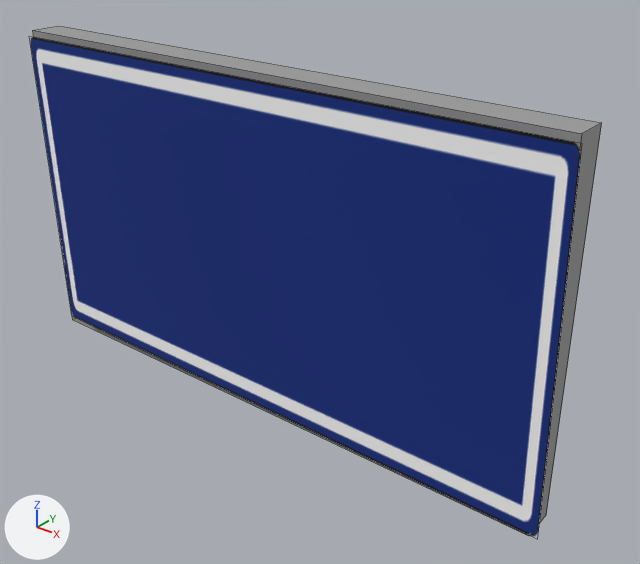
The OBJ model models_ES/traffic_signs/s242Sign.obj, before and after one commit.
Camera for both pictures: a 50 mm camera at (11.72, -15.46, 21.12) aimed at (-1.06, 0.51, 11.22). The axes (+X, +Y, +Z) are drawn at lower left. The lights are the same throughout. Mesh edges are drawn as thin lines. Where no turn or scale is listed for an object, it has been applied to the vertices.
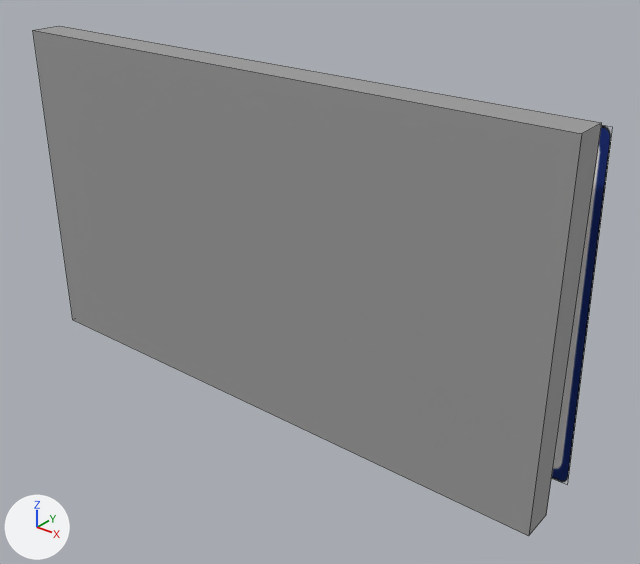
Commit message: aerial test

Pixel boxes (x1, y1, x2, y2) of what changed, in the pictures (640 x 564 px):
```json
{"object": "Plane", "change": "mesh moved", "before": [30, 37, 581, 537], "after": [552, 125, 611, 483]}
{"object": "Cube.002", "change": "unchanged, uncovered by the edit", "before": [33, 26, 602, 536], "after": [33, 26, 602, 536]}
```

Edits to the scene script, one JSON object a line:
```json
{"block": "me_plane", "where": "me_plane.from_pydata(...)  # 4 vertices, 1 face; spans x -10.0..6.2, y -1.3..-1.0, z 8.0..16.7"}
{"block": "me_plane", "where": "# used by ob_plane; location = (0.0, 0.0, 0.0)"}
{"block": "me_plane", "change": "me_plane part 1: the whole mesh is moved by (-0.4, 2.5, -0.3)"}
```
